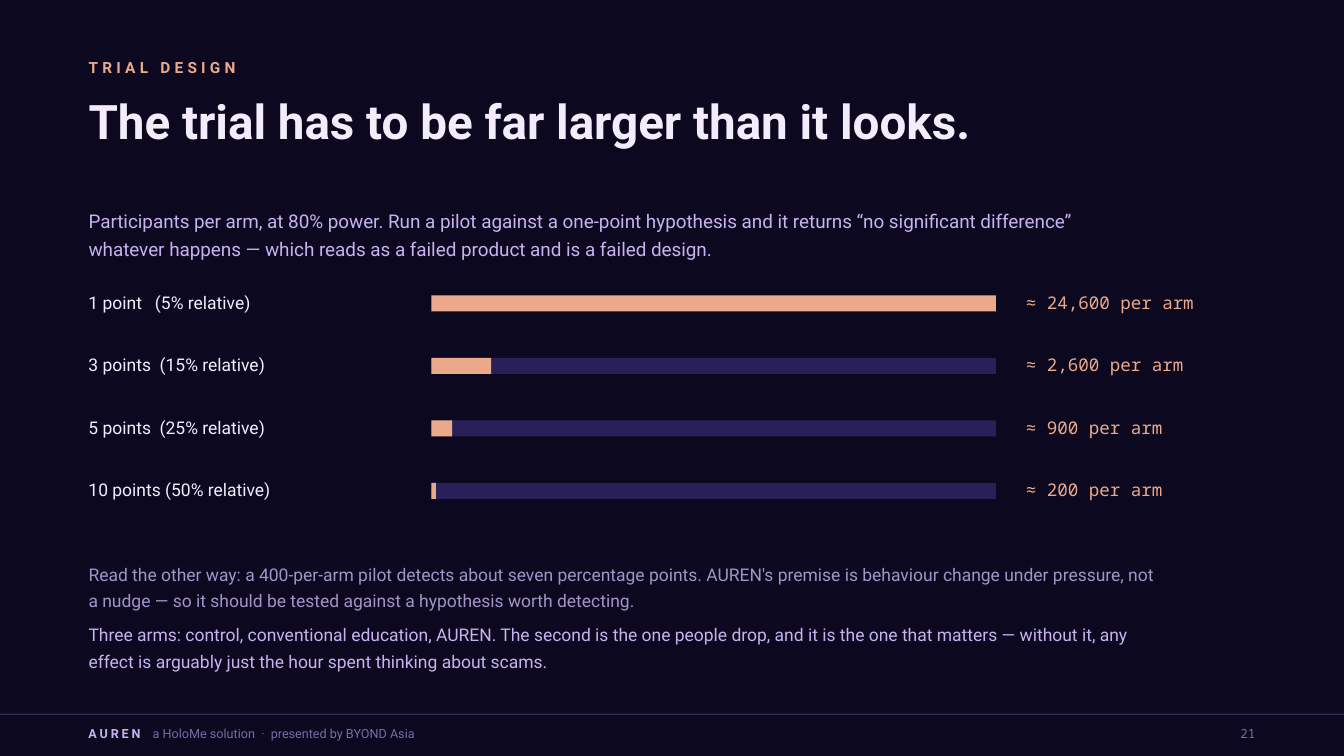
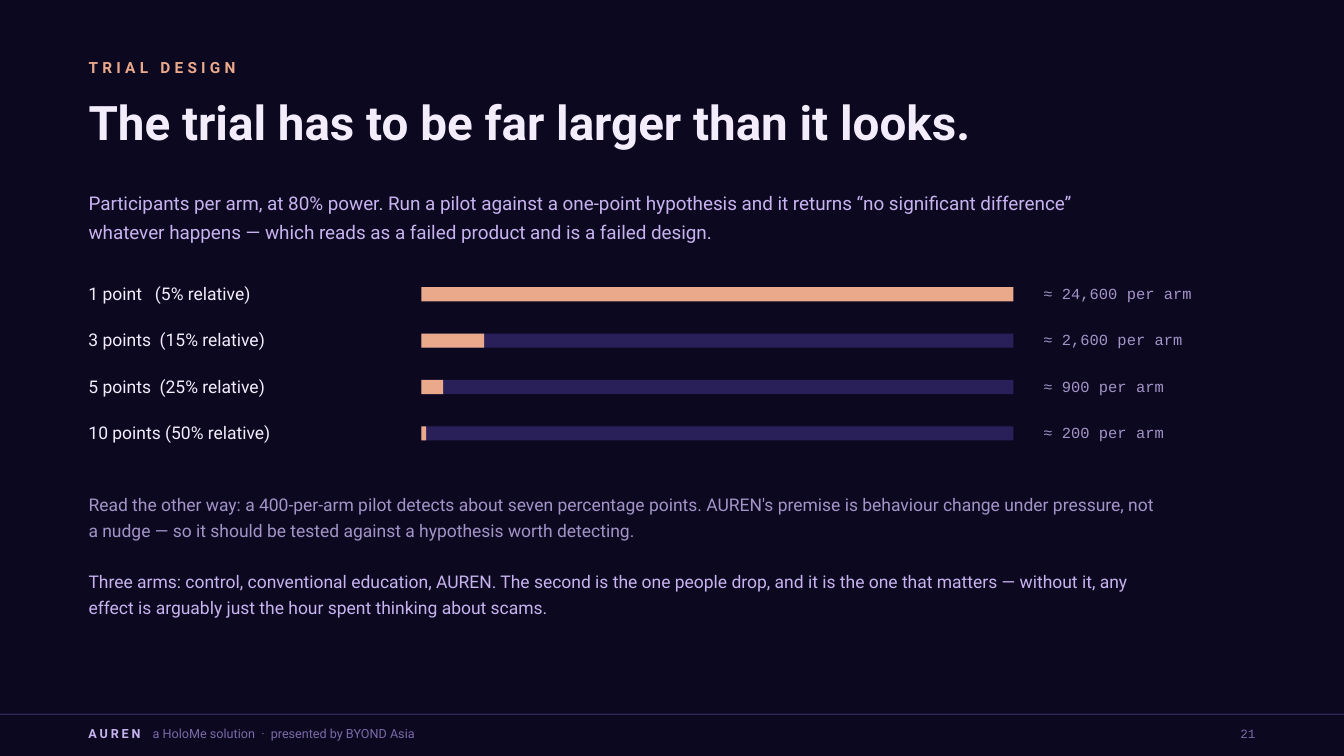
Before and after one commit to Fred-Byond/dengar, a slide deck: slide 22 of docs/AUREN-IOSCO-Pitch-Deck-HoloMe-v2.pptx. Drawn at 1344x756 pixels with LibreOffice and Linux fonts; fonts in the diff are those of the drawing. Boxes give left, top, right and bottom in pixels: in the first picture for what was removed or moved away, otherwise in the second. Text is boxed around its words. In the diff, an @@ line names an element or a change of style, - is before the commit and + after.

```diff
--- a/docs/AUREN-IOSCO-Pitch-Deck-HoloMe-v2.pptx
+++ b/docs/AUREN-IOSCO-Pitch-Deck-HoloMe-v2.pptx
@@ text "Participants per arm, at 80% ...": place and size @@
-text "Participants per arm, at 80% ..." at (89, 213, 1071, 260)
+text "Participants per arm, at 80% ..." at (89, 195, 1071, 243)
@@ text "Participants per arm, at 80% ..." at (89, 195, 1071, 243): line spacing 20pt to 20.2pt; vertical alignment middle to top @@
@@ text "1 point (5% relative)": place and size @@
-text "1 point (5% relative)" at (88, 295, 250, 313)
+text "1 point (5% relative)" at (88, 286, 250, 304)
@@ rectangle: place and size @@
-rectangle at (432, 295, 996, 312)
+rectangle at (421, 287, 1013, 301)
@@ text "≈ 24,600 per arm": place and size @@
-text "≈ 24,600 per arm" at (1047, 296, 1193, 314)
+text "≈ 24,600 per arm" at (1062, 288, 1192, 302)
@@ text "3 points (15% relative)": place and size @@
-text "3 points (15% relative)" at (88, 357, 264, 375)
+text "3 points (15% relative)" at (88, 332, 264, 350)
@@ text "≈ 2,600 per arm": place and size @@
-text "≈ 2,600 per arm" at (1047, 358, 1183, 375)
+text "≈ 2,600 per arm" at (1062, 334, 1183, 348)
@@ rectangle: place and size @@
-rectangle at (432, 358, 996, 374)
+rectangle at (421, 334, 1013, 348)
@@ rectangle: place and size @@
-rectangle at (432, 358, 491, 374)
+rectangle at (421, 334, 484, 348)
@@ text "5 points (25% relative)": place and size @@
-text "5 points (25% relative)" at (88, 420, 264, 438)
+text "5 points (25% relative)" at (88, 379, 264, 397)
@@ rectangle: place and size @@
-rectangle at (432, 420, 996, 437)
+rectangle at (421, 380, 1013, 394)
@@ rectangle: place and size @@
-rectangle at (432, 420, 453, 437)
+rectangle at (421, 380, 444, 394)
@@ text "≈ 900 per arm": place and size @@
-text "≈ 900 per arm" at (1047, 421, 1162, 438)
+text "≈ 900 per arm" at (1062, 381, 1164, 395)
@@ text "10 points (50% relative)": place and size @@
-text "10 points (50% relative)" at (88, 482, 270, 500)
+text "10 points (50% relative)" at (88, 425, 270, 443)
@@ size 12.5 to 11 pt, font Noto Sans Mono to Courier New, text colour #EBA98C to #A394C8 in 4 elements at (1062, 288, 1192, 302), (1062, 334, 1183, 348), (1062, 381, 1164, 395), (1062, 427, 1164, 441) @@
@@ text "≈ 200 per arm": place and size @@
-text "≈ 200 per arm" at (1047, 483, 1162, 500)
+text "≈ 200 per arm" at (1062, 427, 1164, 441)
@@ rectangle: place and size @@
-rectangle at (432, 483, 996, 499)
+rectangle at (421, 426, 1013, 441)
@@ rectangle: place and size @@
-rectangle at (432, 483, 436, 499)
+rectangle at (421, 426, 426, 441)
@@ text "Read the other way: a ..." at (89, 498, 1153, 541): line spacing 19pt to 18.8pt; vertical alignment middle to top @@
@@ text "Read the other way: a ...": place and size @@
-text "Read the other way: a ..." at (89, 568, 1153, 611)
+text "Read the other way: a ..." at (89, 498, 1153, 541)
@@ text "Three arms: control, conventional education, ...": place and size @@
-text "Three arms: control, conventional education, ..." at (89, 628, 1127, 672)
+text "Three arms: control, conventional education, ..." at (89, 575, 1127, 618)
@@ text "Three arms: control, conventional education, ..." at (89, 575, 1127, 618): line spacing 19pt to 18.8pt; vertical alignment middle to top @@
@@ text "21" at (1240, 729, 1255, 738): font Noto Sans Mono to Courier New @@
```
Also in this commit, not shown: 33 other slides changed, 11 other files.
